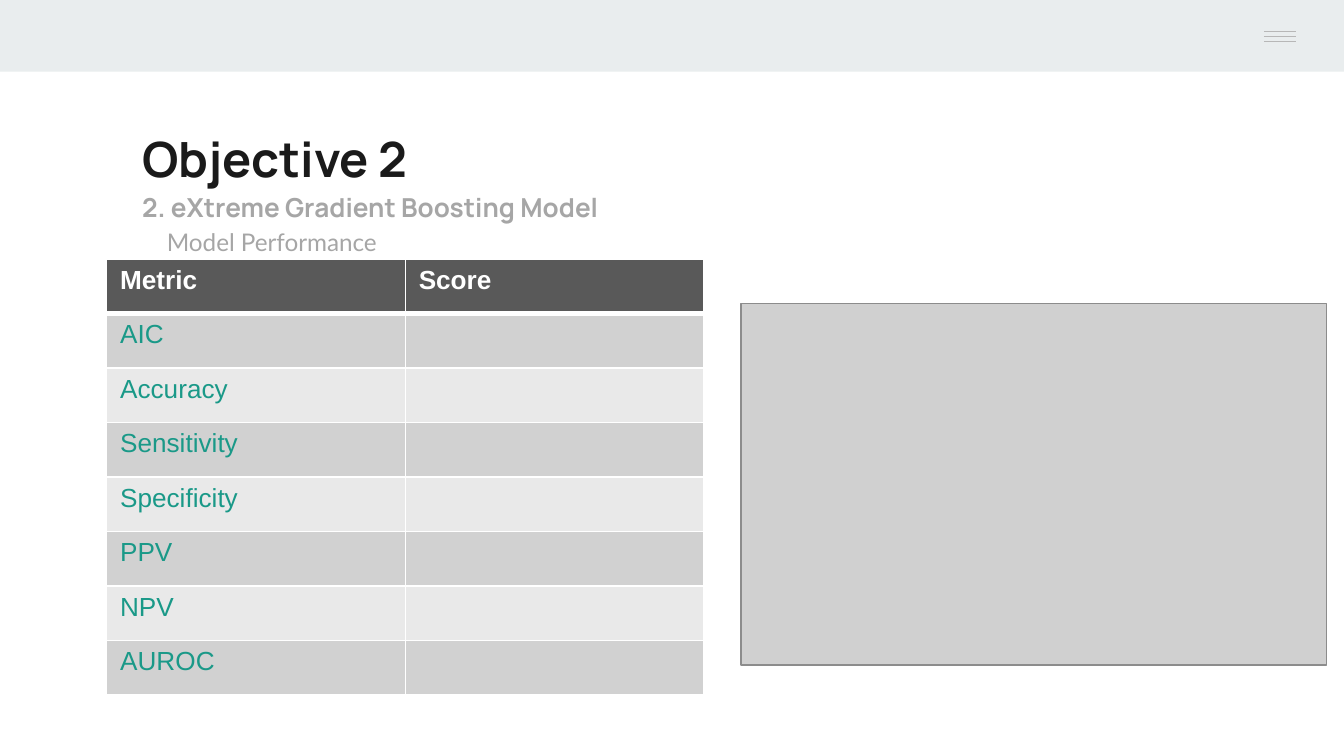
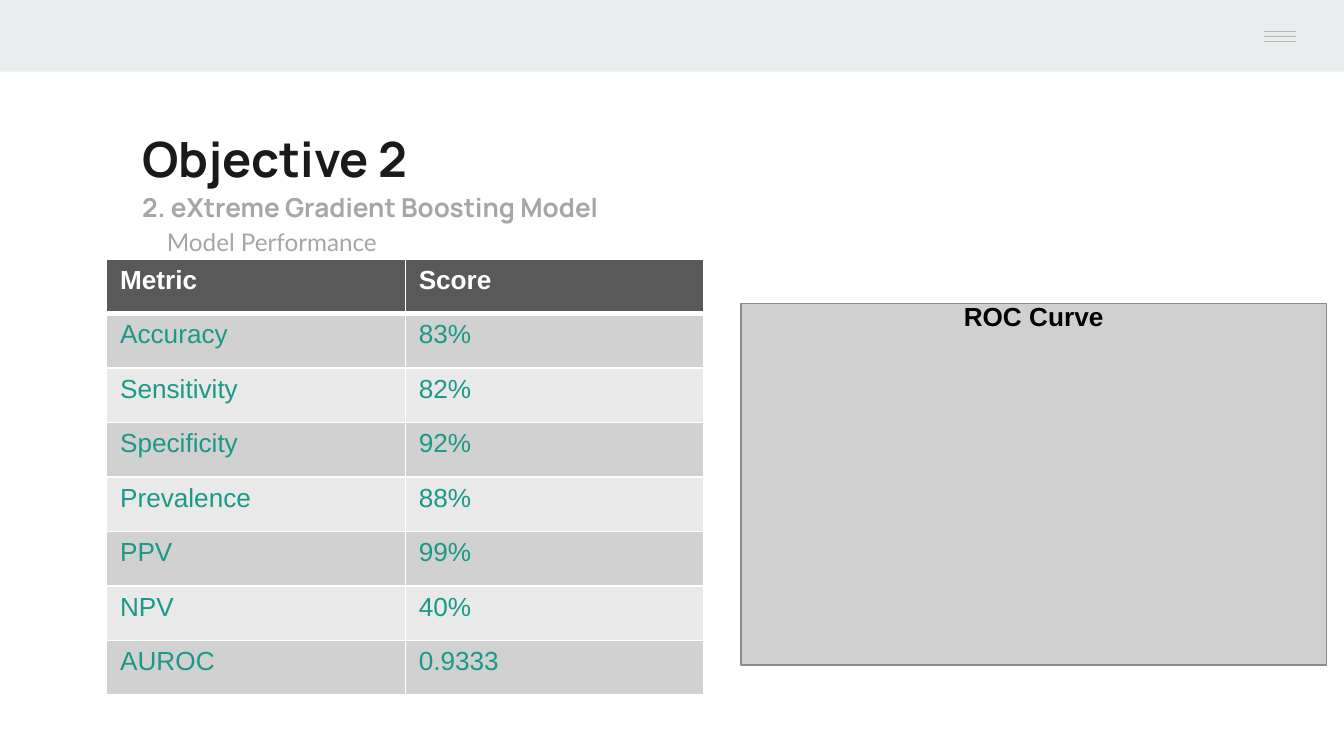
Before and after one commit to Mr-Chang95/Bank-Marketing-Analysis-Logistic-Regression, a slide deck: slide 31 of Project2_Chang_Craus_Yule.pptx (slide 33 before the commit). Drawn at 1344x756 pixels with LibreOffice and Linux fonts; fonts in the diff are those of the drawing; grey boxes stand for pictures. Boxes give left, top, right and bottom in pixels: in the first picture for what was removed or moved away, otherwise in the second. Text is boxed around its words. In the diff, an @@ line names an element or a change of style, - is before the commit and + after.

Commit message:
Update EDA on Banking.Rmd and ppt slides

```diff
--- a/Project2_Chang_Craus_Yule.pptx
+++ b/Project2_Chang_Craus_Yule.pptx
@@ table at [106, 259, 703, 695] @@
-row 2, column 1: AIC
+row 2, column 1: Accuracy
-row 2, column 2: 
+row 2, column 2: 83%
-row 3, column 1: Accuracy
+row 3, column 1: Sensitivity
-row 3, column 2: 
+row 3, column 2: 82%
-row 4, column 1: Sensitivity
+row 4, column 1: Specificity
-row 4, column 2: 
+row 4, column 2: 92%
-row 5, column 1: Specificity
+row 5, column 1: Prevalence
-row 5, column 2: 
+row 5, column 2: 88%
-row 6, column 2: 
+row 6, column 2: 99%
-row 7, column 2: 
+row 7, column 2: 40%
-row 8, column 2: 
+row 8, column 2: 0.9333
@@ text added at [964, 307, 1103, 327], 14 pt, text #000000, bold @@
+ROC Curve
```
Also in this commit, not shown: 9 other slides changed, 2 slides added, 3 slides removed.
